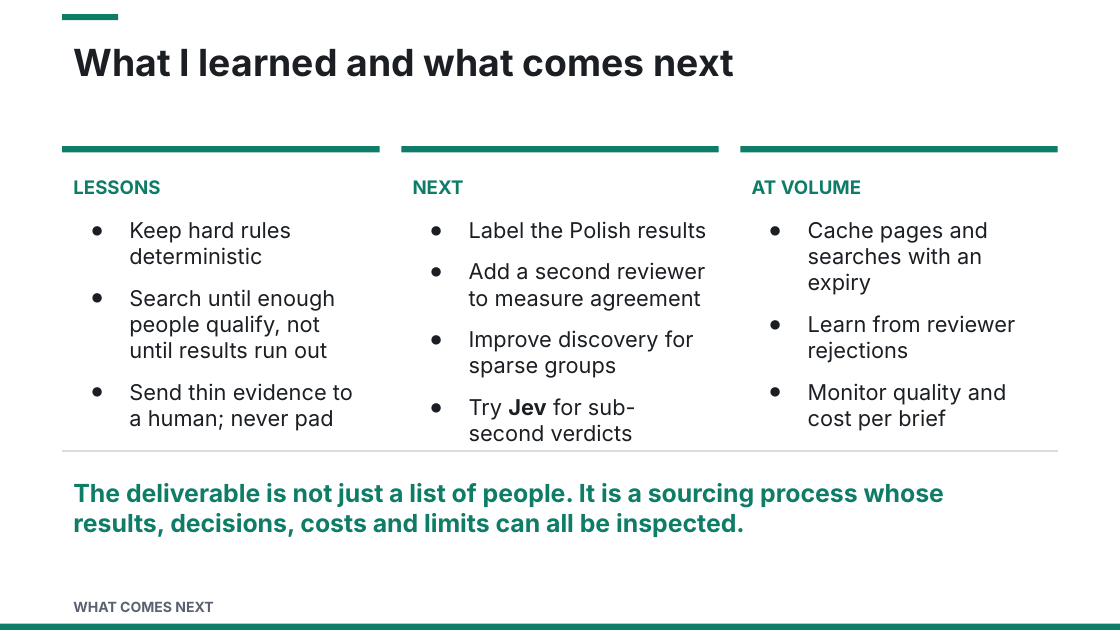
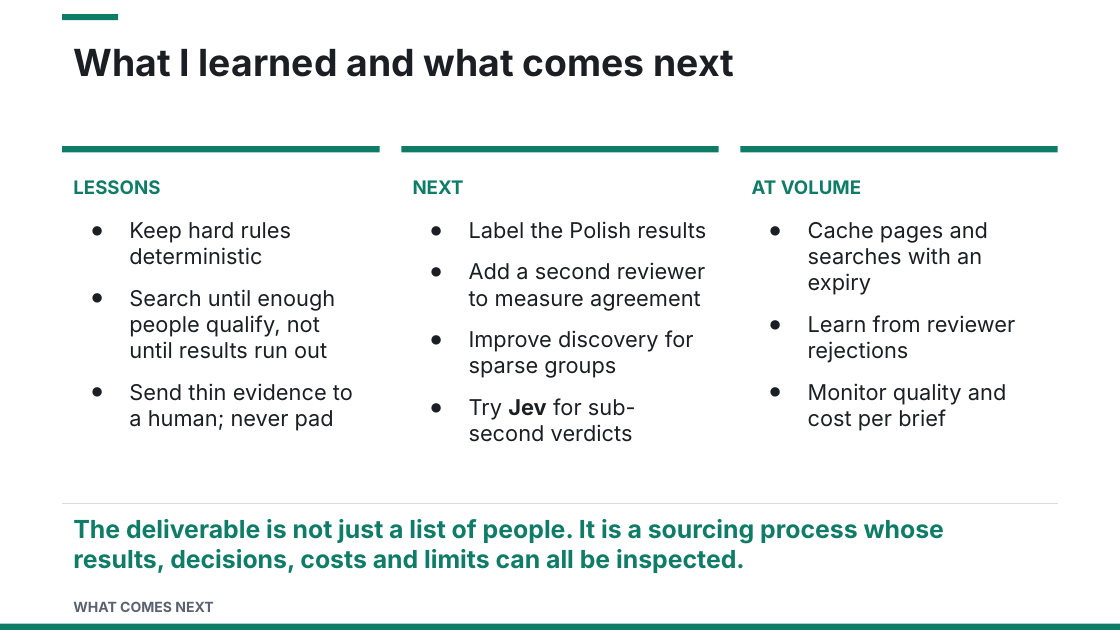
Before and after one commit to Ebadm/expert-case-study, a slide deck: slide 11 of External Sourcing Agent – Presentation.pptx. Drawn at 1120x630 pixels with LibreOffice and Linux fonts; fonts in the diff are those of the drawing. Boxes give left, top, right and bottom in pixels: in the first picture for what was removed or moved away, otherwise in the second. Text is boxed around its words. In the diff, an @@ line names an element or a change of style, - is before the commit and + after.

Commit message:
chore: update External Sourcing Agent presentation file

```diff
--- a/External Sourcing Agent – Presentation.pptx
+++ b/External Sourcing Agent – Presentation.pptx
@@ text "The deliverable is not just ...": place and size @@
-text "The deliverable is not just ..." at (73, 483, 944, 537)
+text "The deliverable is not just ..." at (73, 519, 944, 573)
@@ line moved from (63, 451) - (1057, 451) to (63, 504) - (1057, 504) @@
```
